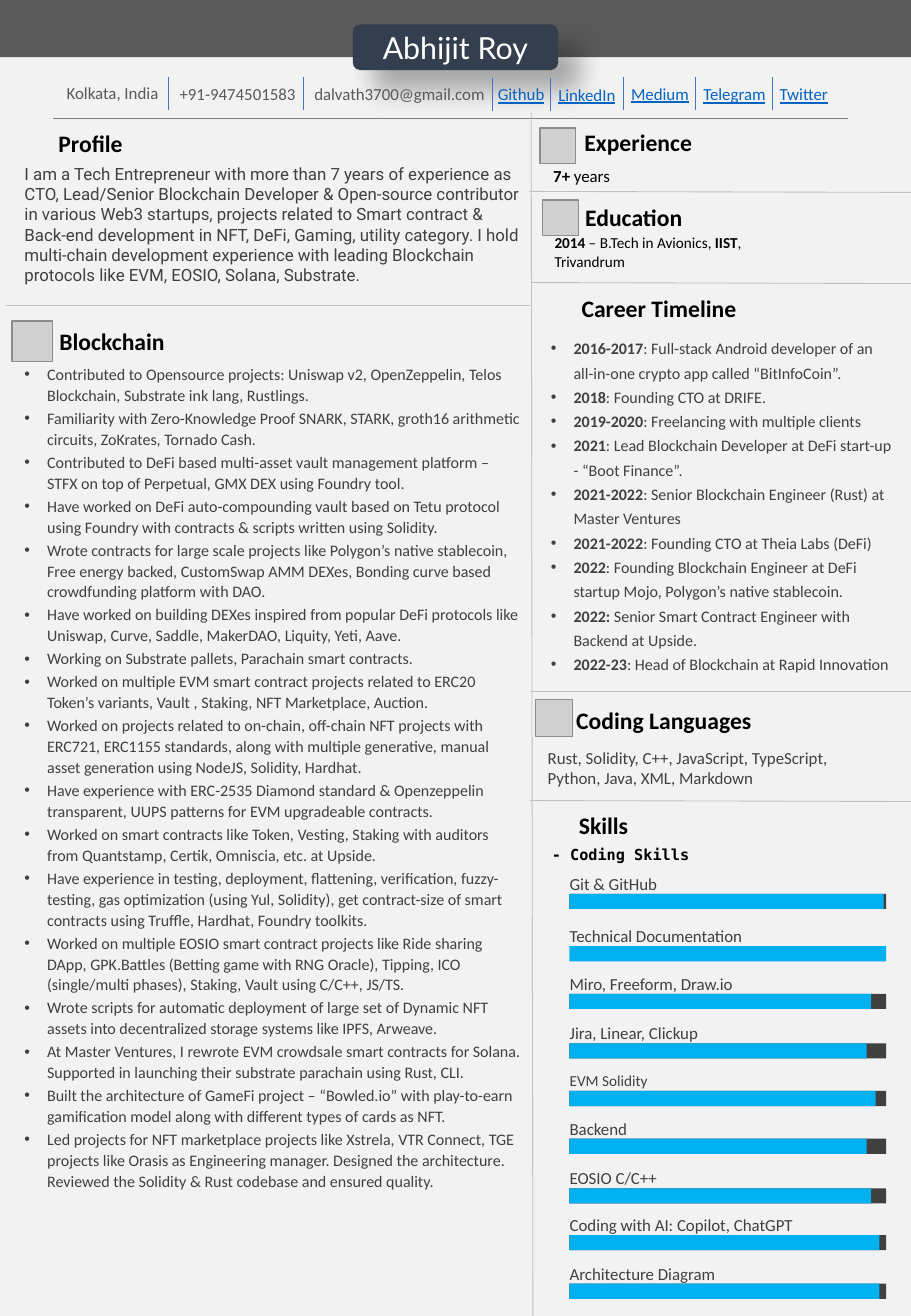
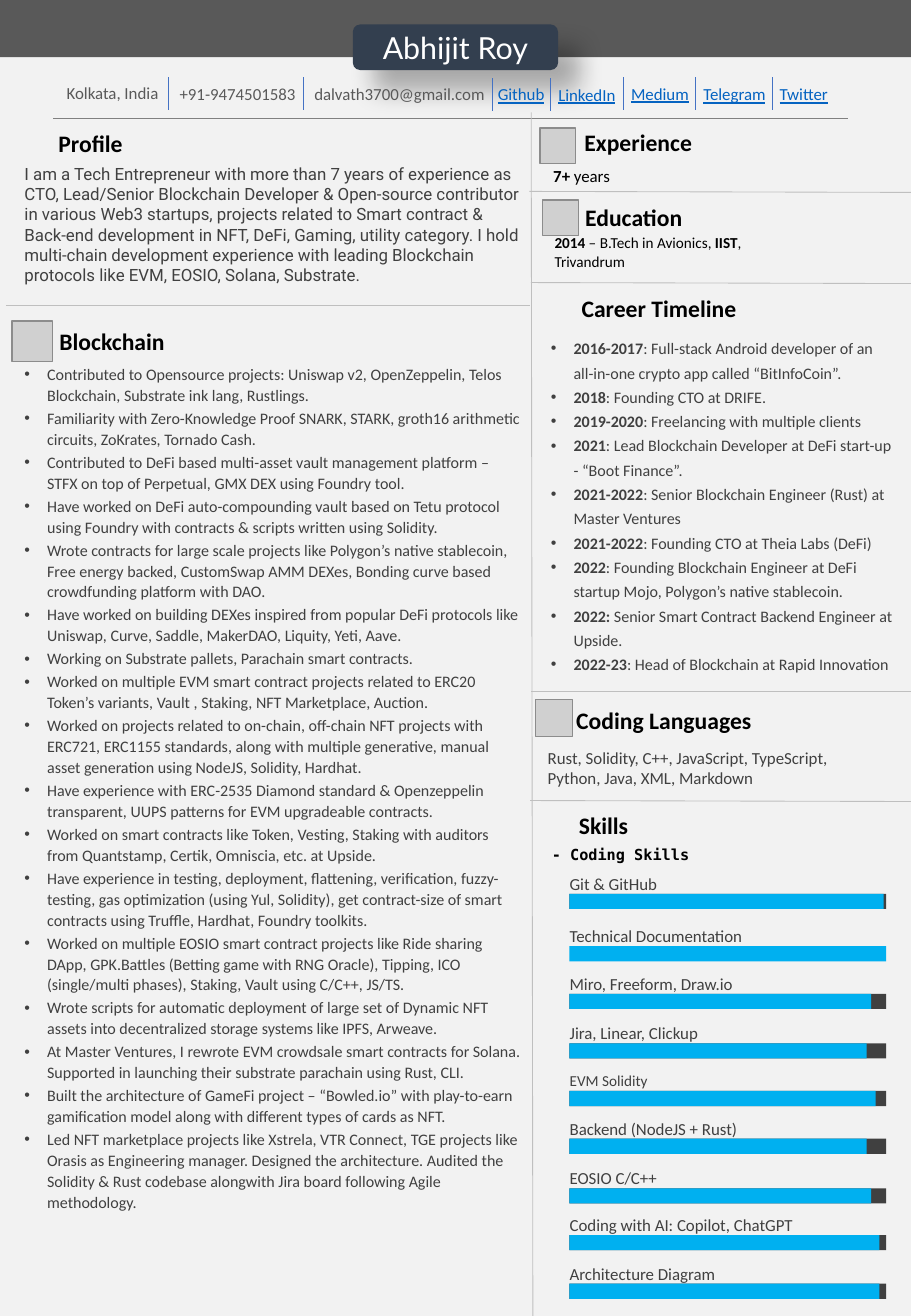
Before and after one commit to abhi3700/my_resume, a slide deck: slide 1 of my_resume.pptx. Drawn at 911x1316 pixels with LibreOffice and Linux fonts; fonts in the diff are those of the drawing; grey boxes stand for pictures; background and template pictures are left out. Boxes give left, top, right and bottom in pixels: in the first picture for what was removed or moved away, otherwise in the second. Text is boxed around its words. In the diff, an @@ line names an element or a change of style, - is before the commit and + after.

Commit message:
CV updated with scripts written for rust

```diff
--- a/my_resume.pptx
+++ b/my_resume.pptx
@@ text at (x1=574, y1=611, x2=892, y2=649): text changed @@
-• 2022: Senior Smart Contract Engineer with Backend at Upside.
+• 2022: Senior Smart Contract Backend Engineer at Upside.
@@ text at (x1=47, y1=1134, x2=517, y2=1190): text changed @@
-• Led projects for NFT marketplace projects like Xstrela, VTR Connect, TGE projects like Orasis as Engineering manager. Designed the architecture. Reviewed the Solidity & Rust codebase and ensured quality.
+• Led NFT marketplace projects like Xstrela, VTR Connect, TGE projects like Orasis as Engineering manager. Designed the architecture. Audited the Solidity & Rust codebase alongwith Jira board following Agile methodology.
@@ text at (x1=570, y1=1123, x2=737, y2=1140): text changed @@
-Backend
+Backend (NodeJS + Rust)
```
Also in this commit, not shown: 1 other slide changed, 1 other file.
